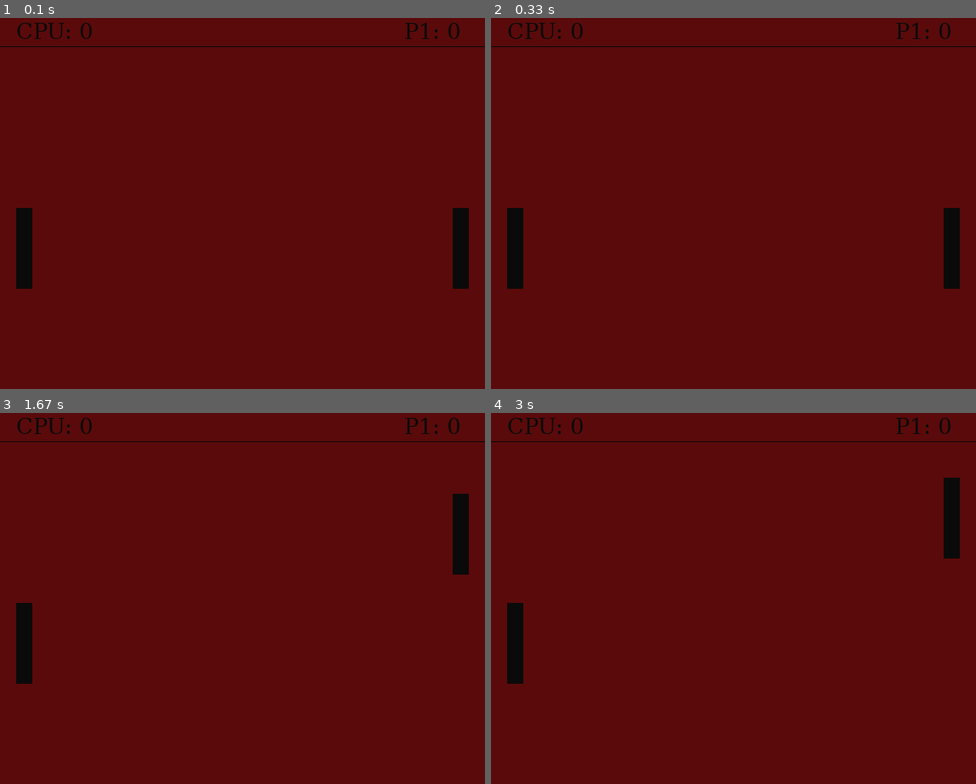
Above: before the commit, frames 1-4 (two rows, left to right).
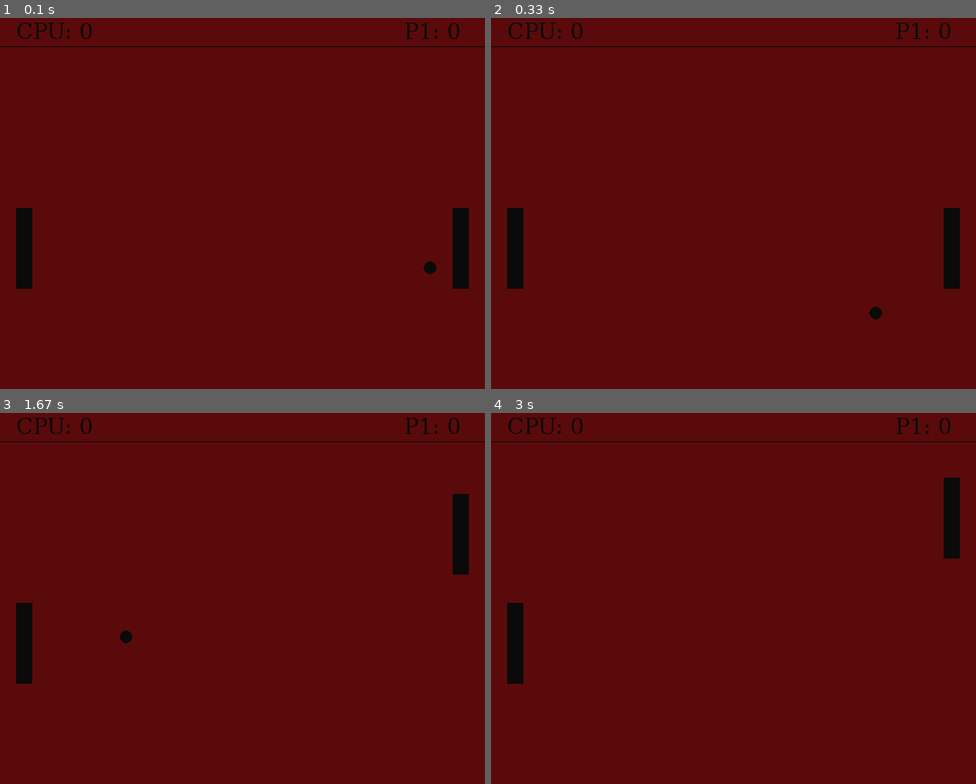
Above: after the commit, the same moments.

Repository: sam1457/ICS111-Week-11
Game: pygame game, started from Week12Lab/Week12.py
Two runs of this game, one before a commit and one after it. Both use one fixed random seed, a clock stepped at 60 frames per second and the inputs below.
Inputs:
- Up to frame 1 (0.1 s): no input
- Up to frame 2 (0.33 s): no input
- Up to frame 3 (1.67 s): hold Up 0.33-0.8 s; hold Down 0.83-1.13 s; hold Up 1.17-1.53 s; hold Down from 1.57 s (still down)
- Up to frame 4 (3 s): release Down at 1.93 s; hold Up 1.97-2.27 s; hold Down 2.3-2.6 s; hold Up from 2.63 s (still down)

The runs differ from the first frame. In frame 1, less than 0.1% of the frame differs, in the area x 87-90%, y 65-70%; in frame 2, less than 0.1%; in frame 3, less than 0.1%; in frame 4, nothing differs.

Commit message:
Created the ability to keep the ball in play and keep the score of the winner.

Diff:
--- a/Week12Lab/Week12.py
+++ b/Week12Lab/Week12.py
@@ -16,6 +16,7 @@
 cpu_score = 0
 player_score = 0
 fps = 60
+winner = 0
 
 bg = (90, 10, 10)
 white = (10, 10, 10)
@@ -44,11 +45,41 @@
     def draw(self):
         pygame.draw.rect(screen, white, self.rect)
 
+class ball():
+    def __init__(self, x, y):
+        self.x = x
+        self.y = y
+        self.ball_rad = 8
+        self.rect = Rect(self.x, self.y, self.ball_rad * 2, self.ball_rad * 2)
+        self.speed_x = -4
+        self.speed_y = 4
+        self.winner = 0
+    def move(self):
+
+       if self.rect.top < margin:
+           self.speed_y *= -1
+       if self.rect.bottom > screen_height:
+           self.speed_y *= -1
+
+       if self.rect.left < 0:
+           self.winner = 1
+       if self.rect.right > screen_width:
+           self.winner = -1
+
+
+       self.rect.x += self.speed_x
+       self.rect.y += self.speed_y
+
+       return self.winner
+
+    def draw(self):
+        pygame.draw.circle(screen, white, (self.rect.x + self.ball_rad, self.rect.y + self.ball_rad), self.ball_rad)
+
 
 player_paddle = paddle(screen_width - 40, screen_height // 2)
 cpu_paddle = paddle(20, screen_height // 2)
 
-
+pong = ball(screen_width - 60, screen_height // 2 + 50)
 
 run = True
 while run:
@@ -62,7 +93,12 @@
     player_paddle.draw()
     cpu_paddle.draw()
 
+    pong.draw()
+
     player_paddle.move()
+
+    winner = pong.move()
+    print(winner)
 
     for event in pygame.event.get():
         if event.type == pygame.QUIT:
